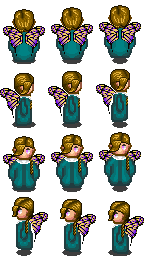
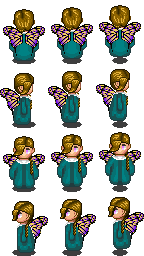
Before/after of a 144 × 256 layered artwork. What changed in the layer stack:
painted on "wings-front" over box(28, 212, 144, 246)
added group "hair" with 4 layers above "eyes" over box(12, 15, 130, 238)
renamed "hair-yellow" to "hair_yellow", moved it into group "hair", painted on it over box(12, 15, 130, 238)
added group "eyes" with 6 layers above "head" over box(18, 82, 126, 218)
renamed "eyes-heliotrope" to "eyes_heliotrope", moved it into group "eyes", painted on it over box(18, 82, 126, 218)
removed layer "ears" over box(12, 15, 132, 220)
painted on "head" over box(13, 15, 131, 224)
added group "robe" with 5 layers above "body" over box(9, 28, 135, 253)
renamed "robes-detail" to "robe_detail", moved it into group "robe", painted on it over box(16, 28, 128, 228)
removed layer "robes-teal" over box(8, 28, 136, 254)
added layer "robe_teal" in group "robe" over box(9, 28, 135, 253)
painted on "body" over box(8, 26, 136, 254)
painted on "shadow" over box(12, 249, 132, 256)
